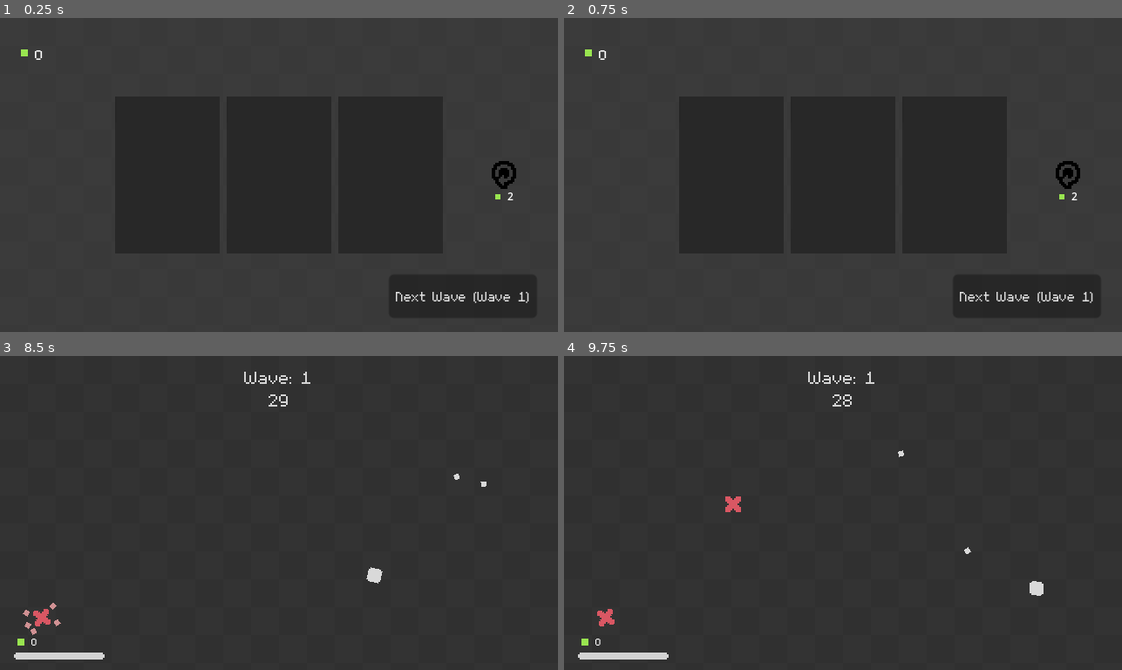
Above: before the commit, frames 1-4 (two rows, left to right).
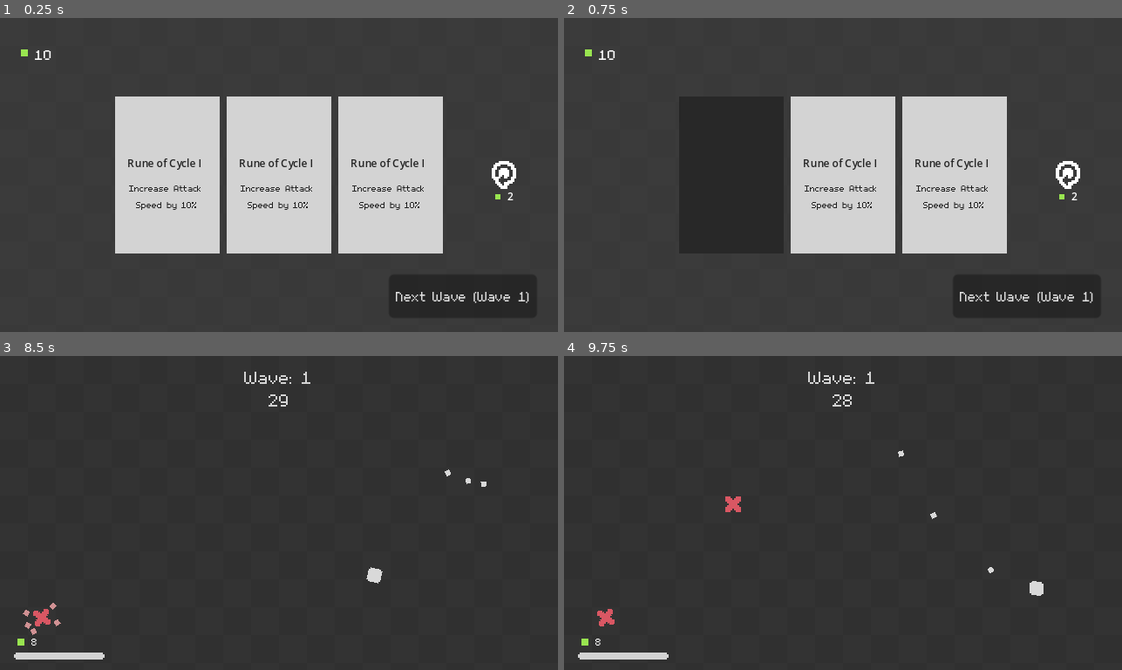
Above: after the commit, the same moments.

Repository: rchiedev/Quadratum
Game: Godot game, scene res://game/buy_upgrade_menu.tscn
Two runs of this game, one before a commit and one after it. Both use one fixed random seed, a clock stepped at 60 frames per second and the inputs below. This scene is started directly instead of the project's main scene.
Inputs (mouse positions are in pixels of both pictures, inside the frame that each line leads up to):
- Up to frame 1 (0.25 s): no input
- Up to frame 2 (0.75 s): click (731, 175) at 0.52 s
- Up to frame 3 (8.5 s): click (279, 513) at 1.25 s, where only the run after the commit has a clickable "Rune of Cycle I"; click (390, 513) at 2 s, where only the run after the commit has a clickable "Rune of Cycle I"; click (502, 513) at 2.77 s; click (167, 513) at 3.5 s, where only the run after the commit has a clickable "Rune of Cycle I"; click (279, 513) at 4.27 s; click (390, 513) at 5.02 s; click "Next Wave (Wave 1)" at 5.75 s; click "Next Wave (Wave 1)" at 6.5 s; tap Enter at 7.25 s; move the mouse to (401, 497) at 7.27 s; press the mouse at (401, 497) at 7.28 s; hold Right (ui_right) 7.28-8.03 s; move the mouse to (167, 528) at 8.02 s; release the mouse at (167, 528) at 8.03 s; hold Down (ui_down) from 8.03 s (still down); click (167, 528) at 8.1 s
- Up to frame 4 (9.75 s): move the mouse to (898, 443) at 8.77 s; release Down (ui_down) at 8.78 s; press the mouse at (898, 443) at 8.78 s; hold Right (ui_right) 8.78-9.53 s; move the mouse to (815, 575) at 9.52 s; release the mouse at (815, 575) at 9.53 s; hold Up (ui_up) from 9.53 s (still down); click (815, 575) at 9.6 s

The runs differ from the first frame. In frame 1, 28% of the frame differs, in the area x 6-93%, y 10-75%; in frame 2, 19%; in frame 3, less than 0.1%; in frame 4, less than 0.1%.

Commit message:
Day 5.2
Implemented first upgrade

Diff:
--- a/autoloads/game_manager.gd
+++ b/autoloads/game_manager.gd
@@ -1,11 +1,22 @@
 extends Node
 
+@export var upgrade_list : Array[Upgrade]
+
 var wave : int = 1
-var gems : int = 0
+var gems : int = 10
+var upgrades : Dictionary
 
 func _ready():
 	reset_game_stats()
 
 func reset_game_stats():
 	wave = 1
-	gems = 0
+	gems = 10
+	upgrades = {}
+
+func apply_upgrade(upgrade_data : Upgrade):
+	if upgrades.has(upgrade_data.id):
+		upgrades[upgrade_data.id] += upgrade_data.value
+	else:
+		upgrades[upgrade_data.id] = upgrade_data.value
+	print(upgrades[upgrade_data.id])
--- /dev/null
+++ b/autoloads/game_manager.tscn
@@ -0,0 +1,8 @@
+[gd_scene load_steps=3 format=3 uid="uid://c3y1midygak58"]
+
+[ext_resource type="Script" path="res://autoloads/game_manager.gd" id="1_lt5wu"]
+[ext_resource type="Resource" uid="uid://ckcxutapenn52" path="res://upgrades/rune_of_cycle.tres" id="2_l7bc8"]
+
+[node name="GameManager" type="Node"]
+script = ExtResource("1_lt5wu")
+upgrade_list = Array[Resource("res://upgrades/upgrade.gd")]([ExtResource("2_l7bc8")])
--- a/autoloads/scene_manager.gd
+++ b/autoloads/scene_manager.gd
@@ -6,6 +6,7 @@
 const GAME_SCENE = preload("res://game/game.tscn")
 const GAME_OVER_SCREEN_SCENE = preload("res://game/game_over_screen.tscn")
 const BUY_UPGRADE_MENU_SCENE = preload("res://game/buy_upgrade_menu.tscn")
+
 var new_scene : PackedScene
 
 func _ready():
@@ -30,7 +31,6 @@
 	self.layer = 3
 	texture_rect.position.x = pos.x - 128
 	texture_rect.position.y = pos.y - 128
-	print(texture_rect.position)
 
 	animation_player.play("transition")
 
--- a/game/buy_upgrade_menu.gd
+++ b/game/buy_upgrade_menu.gd
@@ -7,6 +7,10 @@
 
 @export var refresh_cost : int = 5
 
+@onready var upgrade_card = %UpgradeCard
+@onready var upgrade_card2 = %UpgradeCard2
+@onready var upgrade_card3 = %UpgradeCard3
+
 func _ready():
 	set_wave_counter()
 	set_gems_counter()
@@ -14,6 +18,8 @@
 
 	if GameManager.gems - refresh_cost <= 0:
 		disable_refresh()
+
+	set_upgrade_cards()
 
 # Called every frame. 'delta' is the elapsed time since the previous frame.
 func _process(delta):
@@ -28,7 +34,6 @@
 func _on_next_wave_pressed():
 	SceneManager.transition_to_game(get_viewport().get_mouse_position() + Vector2(2.4, 2.4))
 	#SceneManager.transition_to_game(next_wave_btn.global_position + Vector2(42.5,12.5))
-	print(next_wave_btn.global_position)
 
 func _on_refresh_button_pressed():
 	GameManager.gems -= refresh_cost
@@ -37,7 +42,14 @@
 		disable_refresh()
 
 	set_gems_counter()
+	set_upgrade_cards()
+
 	print("Refreshing Shop")
 
 func disable_refresh():
 	refresh_button.disabled = true
+
+func set_upgrade_cards():
+	upgrade_card.set_upgrade_data()
+	upgrade_card2.set_upgrade_data()
+	upgrade_card3.set_upgrade_data()
--- a/game/buy_upgrade_menu.tscn
+++ b/game/buy_upgrade_menu.tscn
@@ -1,10 +1,10 @@
 [gd_scene load_steps=11 format=3 uid="uid://c0gmqq0k826p5"]
 
-[ext_resource type="Texture2D" uid="uid://cjgvw5gvpfh0i" path="res://assets/Card-Upgrade.png" id="1_gb1yw"]
 [ext_resource type="Script" path="res://game/buy_upgrade_menu.gd" id="1_l4pv5"]
 [ext_resource type="Texture2D" uid="uid://bridvg52jj1ml" path="res://assets/Background.png" id="2_qxygm"]
 [ext_resource type="Texture2D" uid="uid://bdw34d2t2drg6" path="res://assets/Gem.png" id="3_njcn4"]
 [ext_resource type="FontFile" uid="uid://dhl7e2l35ot2l" path="res://assets/m5x7.ttf" id="4_4p8nu"]
+[ext_resource type="PackedScene" uid="uid://lga66hytf41s" path="res://game/upgrade_cards.tscn" id="5_lolo4"]
 [ext_resource type="Texture2D" uid="uid://tr7v5tv5r3fv" path="res://assets/Refresh.png" id="6_pavwn"]
 [ext_resource type="Texture2D" uid="uid://cqso2av28621n" path="res://assets/Refresh-Disabled.png" id="7_q5qmw"]
 
@@ -70,20 +70,20 @@
 size_flags_horizontal = 3
 
 [node name="HBoxContainer" type="HBoxContainer" parent="VBoxContainer/HBoxContainer"]
+custom_minimum_size = Vector2(60, 90)
 layout_mode = 2
 
-[node name="Upgrade1" type="TextureButton" parent="VBoxContainer/HBoxContainer/HBoxContainer"]
+[node name="UpgradeCard" parent="VBoxContainer/HBoxContainer/HBoxContainer" instance=ExtResource("5_lolo4")]
+unique_name_in_owner = true
 layout_mode = 2
-texture_normal = ExtResource("1_gb1yw")
-stretch_mode = 0
 
-[node name="Upgrade2" type="TextureButton" parent="VBoxContainer/HBoxContainer/HBoxContainer"]
+[node name="UpgradeCard2" parent="VBoxContainer/HBoxContainer/HBoxContainer" instance=ExtResource("5_lolo4")]
+unique_name_in_owner = true
 layout_mode = 2
-texture_normal = ExtResource("1_gb1yw")
 
-[node name="Upgrade3" type="TextureButton" parent="VBoxContainer/HBoxContainer/HBoxContainer"]
+[node name="UpgradeCard3" parent="VBoxContainer/HBoxContainer/HBoxContainer" instance=ExtResource("5_lolo4")]
+unique_name_in_owner = true
 layout_mode = 2
-texture_normal = ExtResource("1_gb1yw")
 
 [node name="Control2" type="Control" parent="VBoxContainer/HBoxContainer"]
 layout_mode = 2
@@ -101,6 +101,7 @@
 stretch_mode = 5
 
 [node name="TextureRect" type="TextureRect" parent="VBoxContainer/HBoxContainer/Control2"]
+layout_mode = 0
 offset_left = 26.0
 offset_top = 11.0
 offset_right = 29.0
@@ -116,7 +117,7 @@
 offset_right = 38.0
 offset_bottom = 19.0
 size_flags_horizontal = 4
-text = "5"
+text = "9"
 label_settings = SubResource("LabelSettings_8oc2j")
 horizontal_alignment = 1
 vertical_alignment = 1
--- /dev/null
+++ b/game/upgrade_cards.gd
@@ -0,0 +1,32 @@
+extends TextureButton
+
+@onready var name_label = %Name
+@onready var description = %Description
+@onready var texture_rect = $TextureRect
+
+var data : Upgrade
+
+func _ready():
+	self.disabled = false
+	self.visible = true
+
+# Called every frame. 'delta' is the elapsed time since the previous frame.
+func _process(delta):
+	pass
+
+func set_upgrade_data():
+	data = GameManager.upgrade_list.pick_random()
+	name_label.text = data.name
+	description.text = data.description
+
+	texture_rect.visible = true
+	name_label.visible = true
+	description.visible = true
+	self.disabled = false
+
+func _on_pressed():
+	GameManager.apply_upgrade(data)
+	self.disabled = true
+	texture_rect.visible = false
+	name_label.visible = false
+	description.visible = false
--- /dev/null
+++ b/game/upgrade_cards.tscn
@@ -0,0 +1,51 @@
+[gd_scene load_steps=7 format=3 uid="uid://lga66hytf41s"]
+
+[ext_resource type="Texture2D" uid="uid://dw7g4tdnj4tuf" path="res://assets/Card-Upgrade1.png" id="1_aim1n"]
+[ext_resource type="Script" path="res://game/upgrade_cards.gd" id="1_h1dk3"]
+[ext_resource type="Texture2D" uid="uid://cjgvw5gvpfh0i" path="res://assets/Card-Upgrade.png" id="1_hbeg7"]
+[ext_resource type="FontFile" uid="uid://dhl7e2l35ot2l" path="res://assets/m5x7.ttf" id="2_hpg1i"]
+
+[sub_resource type="LabelSettings" id="LabelSettings_y35t7"]
+font_size = 6
+font_color = Color(0.137255, 0.137255, 0.137255, 1)
+
+[sub_resource type="LabelSettings" id="LabelSettings_lr2mf"]
+font = ExtResource("2_hpg1i")
+font_size = 8
+font_color = Color(0.137255, 0.137255, 0.137255, 1)
+
+[node name="UpgradeCard" type="TextureButton"]
+offset_right = 60.0
+offset_bottom = 90.0
+texture_normal = ExtResource("1_hbeg7")
+script = ExtResource("1_h1dk3")
+
+[node name="TextureRect" type="TextureRect" parent="."]
+layout_mode = 0
+offset_right = 40.0
+offset_bottom = 40.0
+texture = ExtResource("1_aim1n")
+
+[node name="Name" type="Label" parent="."]
+unique_name_in_owner = true
+layout_mode = 0
+offset_left = 7.0
+offset_top = 34.0
+offset_right = 54.0
+offset_bottom = 43.0
+text = "Rune of Cycle III"
+label_settings = SubResource("LabelSettings_y35t7")
+
+[node name="Description" type="Label" parent="."]
+unique_name_in_owner = true
+layout_mode = 0
+offset_left = 3.0
+offset_top = 49.0
+offset_right = 56.0
+offset_bottom = 70.0
+text = "Increase Attack Speed by 999%"
+label_settings = SubResource("LabelSettings_lr2mf")
+horizontal_alignment = 1
+autowrap_mode = 2
+
+[connection signal="pressed" from="." to="." method="_on_pressed"]
--- a/project.godot
+++ b/project.godot
@@ -18,7 +18,7 @@
 [autoload]
 
 SignalBus="*res://autoloads/signal_bus.gd"
-GameManager="*res://autoloads/game_manager.gd"
+GameManager="*res://autoloads/game_manager.tscn"
 SceneManager="*res://autoloads/scene_manager.tscn"
 
 [display]
--- a/units/player/player.gd
+++ b/units/player/player.gd
@@ -47,7 +47,10 @@
 	bullet.rotation = bullet_direction.angle()
 	SignalBus.on_player_shoot.emit(bullet, self.global_position, bullet_direction)
 	can_shoot = false
-	attack_cooldown.start(0.5)
+
+	var bonus_aspd = GameManager.upgrades["aspd"] if GameManager.upgrades.has("aspd") else 0
+	var final_atk_cd = clamp(0.5 / (1.0 + (bonus_aspd /100.0)), 0.1, 2.5)
+	attack_cooldown.start(final_atk_cd)
 
 func _on_attack_cooldown_timeout():
 	can_shoot = true
--- /dev/null
+++ b/upgrades/rune_of_cycle.tres
@@ -0,0 +1,11 @@
+[gd_resource type="Resource" script_class="Upgrade" load_steps=2 format=3 uid="uid://ckcxutapenn52"]
+
+[ext_resource type="Script" path="res://upgrades/upgrade.gd" id="1_buldf"]
+
+[resource]
+script = ExtResource("1_buldf")
+id = "aspd"
+name = "Rune of Cycle I"
+description = "Increase Attack Speed by 10%"
+operator = 0
+value = 10.0
--- /dev/null
+++ b/upgrades/upgrade.gd
@@ -0,0 +1,10 @@
+extends Resource
+class_name Upgrade
+
+enum OPERATOR {ADD, SUBTRACT}
+
+@export var id : String
+@export var name : String
+@export var description : String
+@export var operator : OPERATOR
+@export var value : float
Binary file added: assets/Card-Upgrade1.png
Not shown, added: assets/Card-Upgrade1.png.import
Binary file added: assets/Card-Upgrade2.png
Not shown, added: assets/Card-Upgrade2.png.import
Binary file added: assets/Card-Upgrade3.png
Not shown, added: assets/Card-Upgrade3.png.import
